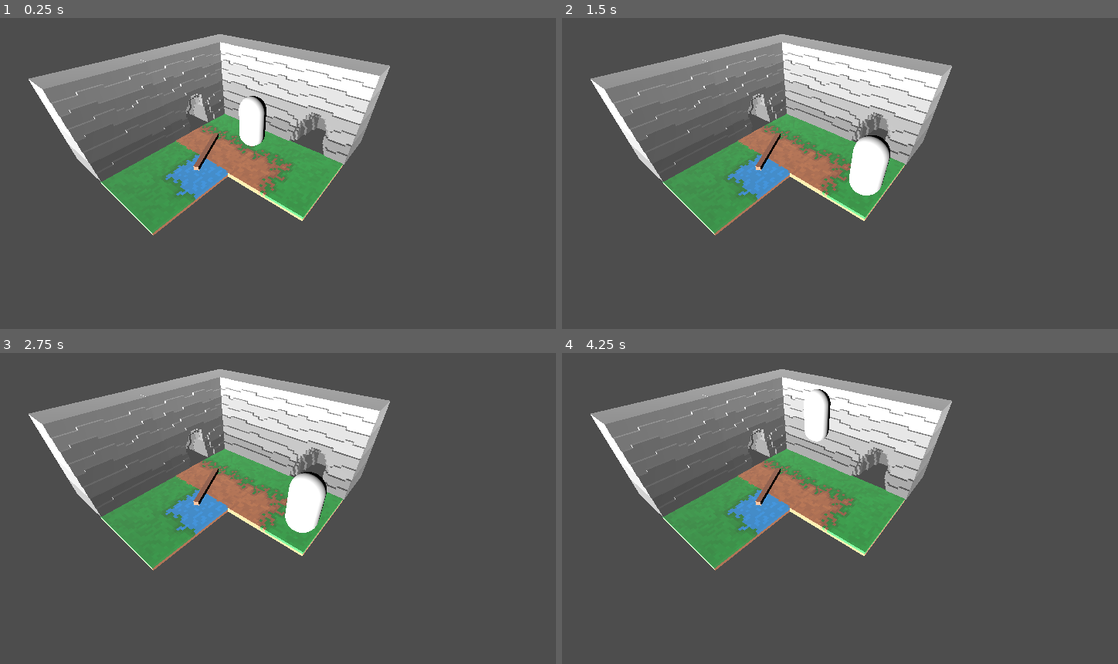
Above: before the commit, frames 1-4 (two rows, left to right).
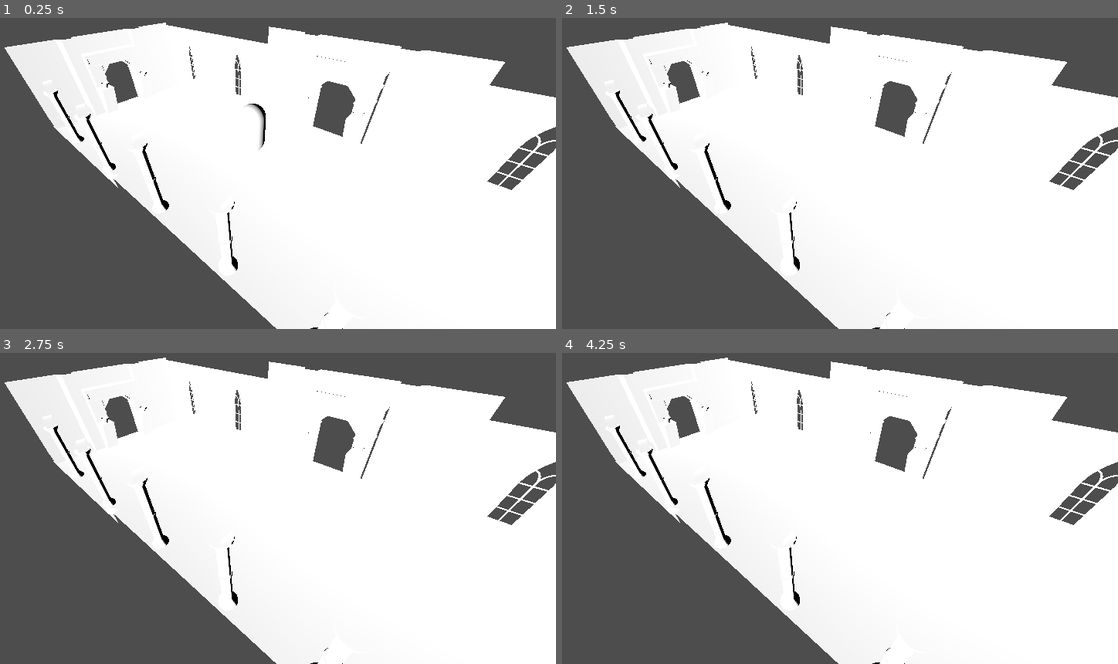
Above: after the commit, the same moments.

Repository: Flaxen/KGS-GJ-01
Game: Godot game, scene res://scenes/alex_map.tscn
Same seed, same stepped clock (60 frames per second), same inputs: the game is played once before the commit and once after it.
Inputs:
- Up to frame 1 (0.25 s): no input
- Up to frame 2 (1.5 s): tap Enter (ui_accept) at 0.5, 0.77 s; hold Right (ui_right) 0.53-1.28 s; hold Down (ui_down) from 1.28 s (still down)
- Up to frame 3 (2.75 s): tap Enter (ui_accept) at 1.52 s; release Down (ui_down) at 2.03 s; hold Right (ui_right) from 2.03 s (still down)
- Up to frame 4 (4.25 s): tap Enter (ui_accept) at 2.75, 3.02, 3.77 s; release Right (ui_right) at 2.78 s; hold Up (ui_up) 2.78-3.53 s; hold Left (ui_left) from 3.53 s (still down)

The runs differ from the first frame. In frame 1, 67% of the frame differs, in the area x 0-100%, y 1-100%; in frame 2, 66%; in frame 3, 66%; in frame 4, 67%.

Commit message:
added support for mapblock2

Diff:
--- a/scenes/alex_map.tscn
+++ b/scenes/alex_map.tscn
@@ -1,7 +1,8 @@
-[gd_scene load_steps=5 format=3 uid="uid://cwrmtmviupasq"]
+[gd_scene load_steps=6 format=3 uid="uid://cwrmtmviupasq"]
 
 [ext_resource type="Script" uid="uid://2sx24w7hyudc" path="res://scripts/alex_map.gd" id="1_huetp"]
 [ext_resource type="PackedScene" uid="uid://b4w6jfh3ngm2c" path="res://scenes/map_spawner.tscn" id="3_huetp"]
+[ext_resource type="PackedScene" uid="uid://wt5pwplax7y" path="res://scenes/mapblock2.tscn" id="4_821fq"]
 [ext_resource type="PackedScene" uid="uid://c70e4c6o1bkdi" path="res://scenes/character_temp.tscn" id="6_1rrwx"]
 
 [sub_resource type="CapsuleMesh" id="CapsuleMesh_2q81j"]
@@ -28,3 +29,4 @@
 sky_mode = 1
 
 [node name="map_spawner" parent="." instance=ExtResource("3_huetp")]
+map_block = ExtResource("4_821fq")
--- /dev/null
+++ b/scenes/mapblock2.tscn
@@ -0,0 +1,65 @@
+[gd_scene load_steps=7 format=3 uid="uid://wt5pwplax7y"]
+
+[ext_resource type="PackedScene" uid="uid://c0kbtbqs56042" path="res://assets/Meshes/SM_FloorSteps_x1.fbx" id="1_tamub"]
+[ext_resource type="PackedScene" uid="uid://dfa60egrx8yom" path="res://assets/Meshes/SM_Floor_x1.fbx" id="2_b25ul"]
+[ext_resource type="PackedScene" uid="uid://bis2b1a7xpfqx" path="res://assets/Meshes/SM_Gate01.fbx" id="3_qgmnw"]
+[ext_resource type="PackedScene" uid="uid://2ix6tl74hpvs" path="res://assets/Meshes/SM_PillarArch01.fbx" id="4_jwf1k"]
+[ext_resource type="PackedScene" uid="uid://cjqeshs7i06ml" path="res://assets/Meshes/SM_WallGate01.fbx" id="5_6125k"]
+[ext_resource type="PackedScene" uid="uid://cawhn1yvd480k" path="res://assets/Meshes/SM_WallWindow01.fbx" id="6_j63u1"]
+
+[node name="mapblock2" type="Node3D"]
+
+[node name="terrain" type="Node3D" parent="."]
+
+[node name="SM_FloorSteps_x1" parent="terrain" instance=ExtResource("1_tamub")]
+transform = Transform3D(-4.37114e-08, 0, -1, 0, 1, 0, 1, 0, -4.37114e-08, 8, -0.542905, 0)
+
+[node name="SM_FloorSteps_x2" parent="terrain" instance=ExtResource("1_tamub")]
+transform = Transform3D(-4.37114e-08, 0, 1, 0, 1, 0, -1, 0, -4.37114e-08, -8, -0.540846, 0)
+
+[node name="SM_Floor_x1" parent="terrain" instance=ExtResource("2_b25ul")]
+
+[node name="SM_Gate01" parent="terrain" instance=ExtResource("3_qgmnw")]
+transform = Transform3D(-1, 0, -8.74228e-08, 0, 1, 0, 8.74228e-08, 0, -1, 0, 0, -4)
+
+[node name="SM_PillarArch01" parent="terrain" instance=ExtResource("4_jwf1k")]
+transform = Transform3D(1, 0, 0, 0, 1, 0, 0, 0, 1, 0.593226, 1.19209e-07, 3.67072)
+
+[node name="SM_PillarArch05" parent="terrain" instance=ExtResource("4_jwf1k")]
+transform = Transform3D(1, 0, 0, 0, 1, 0, 0, 0, 1, 3.08433, 1.19209e-07, 3.67072)
+
+[node name="SM_PillarArch06" parent="terrain" instance=ExtResource("4_jwf1k")]
+transform = Transform3D(1, 0, 0, 0, 1, 0, 0, 0, 1, 6.4792, -0.496004, 3.67072)
+
+[node name="SM_PillarArch07" parent="terrain" instance=ExtResource("4_jwf1k")]
+transform = Transform3D(1, 0, 0, 0, 1, 0, 0, 0, 1, 9.4097, -0.496004, 3.67072)
+
+[node name="SM_PillarArch02" parent="terrain" instance=ExtResource("4_jwf1k")]
+transform = Transform3D(1, 0, 0, 0, 1, 0, 0, 0, 1, -2.3688, 1.19209e-07, 3.67072)
+
+[node name="SM_PillarArch03" parent="terrain" instance=ExtResource("4_jwf1k")]
+transform = Transform3D(1, 0, 0, 0, 1, 0, 0, 0, 1, -6.29357, -0.544999, 3.67072)
+
+[node name="SM_PillarArch04" parent="terrain" instance=ExtResource("4_jwf1k")]
+transform = Transform3D(1, 0, 0, 0, 1, 0, 0, 0, 1, -9.52551, -0.544999, 3.67072)
+
+[node name="SM_WallGate01" parent="terrain" instance=ExtResource("5_6125k")]
+transform = Transform3D(-0.999501, 0, 0.0315851, 0, 1, 0, -0.0315851, 0, -0.999501, 0, 0, 0)
+
+[node name="SM_Gate02" parent="terrain" instance=ExtResource("3_qgmnw")]
+transform = Transform3D(-4.37114e-08, 0, -1, 0, 1, 0, 1, 0, -4.37114e-08, -11.8774, -0.554197, -0.0525413)
+
+[node name="SM_WallGate02" parent="terrain" instance=ExtResource("5_6125k")]
+transform = Transform3D(-4.37114e-08, 0, -1, 0, 1, 0, 1, 0, -4.37114e-08, -7.72012, -0.554197, 0)
+
+[node name="SM_WallWindow01" parent="terrain" instance=ExtResource("6_j63u1")]
+transform = Transform3D(-1, 0, -8.74228e-08, 0, 1, 0, 8.74228e-08, 0, -1, 4, -0.681971, -4)
+
+[node name="SM_WallWindow02" parent="terrain" instance=ExtResource("6_j63u1")]
+transform = Transform3D(-1, 0, -8.74228e-08, 0, 1, 0, 8.74228e-08, 0, -1, 8, -0.681109, -4)
+
+[node name="SM_WallWindow03" parent="terrain" instance=ExtResource("6_j63u1")]
+transform = Transform3D(-1, 0, -8.74228e-08, 0, 1, 0, 8.74228e-08, 0, -1, -11.7709, -0.681971, -4)
+
+[node name="SM_WallWindow04" parent="terrain" instance=ExtResource("6_j63u1")]
+transform = Transform3D(-1, 0, -8.74228e-08, 0, 1, 0, 8.74228e-08, 0, -1, -7.77094, -0.681109, -4)
